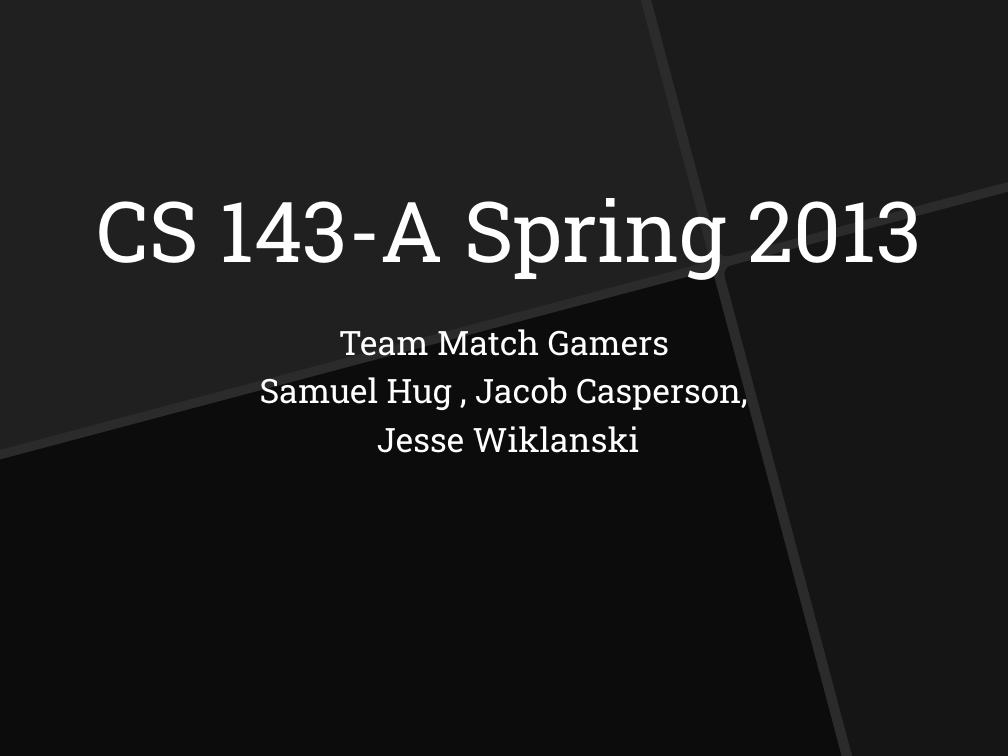
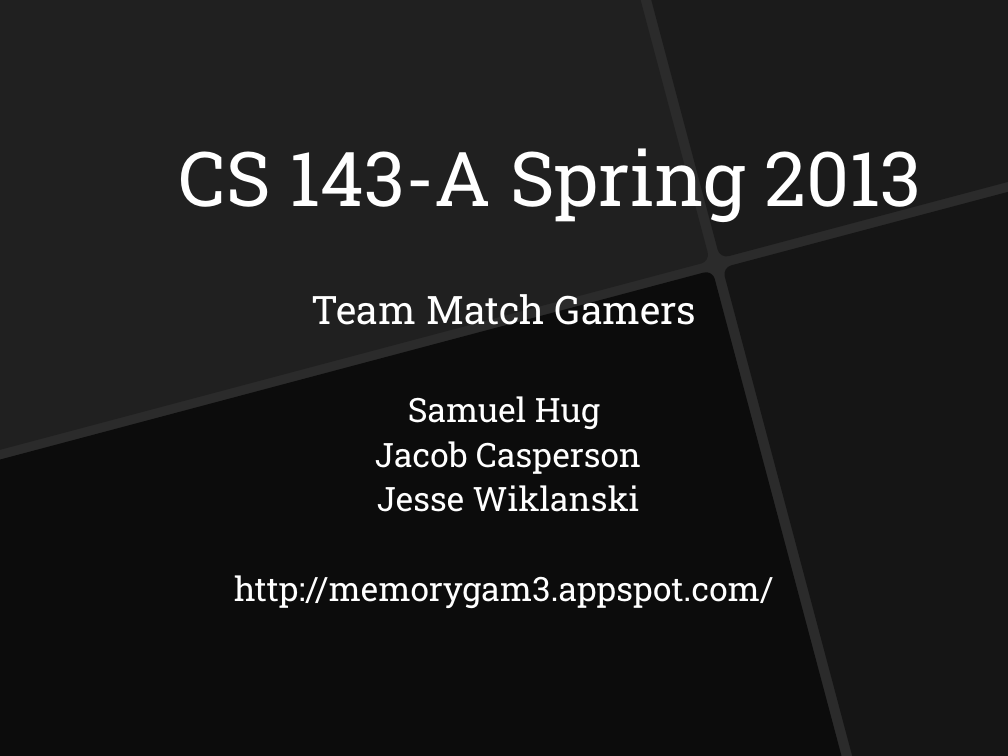
Before and after one commit to samhug/cs_143_final_project, a slide deck: slide 1 of GroupReport.ppt. Drawn at 1008x756 pixels with LibreOffice and Linux fonts; fonts in the diff are those of the drawing; background and template pictures are left out; a plain dark background stands for a picture behind light text. Boxes give left, top, right and bottom in pixels: in the first picture for what was removed or moved away, otherwise in the second. Text is boxed around its words. In the diff, an @@ line names an element or a change of style, - is before the commit and + after.

```diff
--- a/GroupReport.ppt
+++ b/GroupReport.ppt
@@ title "CS 143-A Spring 2013": place and size @@
-title "CS 143-A Spring 2013" at box(96, 198, 921, 280)
+title "CS 143-A Spring 2013" at box(179, 148, 922, 222)
@@ title "CS 143-A Spring 2013" at box(179, 148, 922, 222): size 60 to 54 pt @@
@@ subtitle "Team Match Gamers": place and size @@
-subtitle "Team Match Gamers" at box(260, 329, 748, 453)
+subtitle "Team Match Gamers" at box(234, 294, 774, 608)
@@ subtitle at box(312, 294, 697, 512): size 24 to 28 pt in "Team Match Gamers"; line spacing 1 to 0.9; more space between paragraphs @@
@@ subtitle at box(375, 396, 641, 474): text changed @@
-Samuel Hug , Jacob Casperson,
+Samuel Hug
+Jacob Casperson
@@ subtitle at box(234, 575, 774, 608): paragraph added @@
+http://memorygam3.appspot.com/
```
Also in this commit, not shown: 3 other slides changed.
